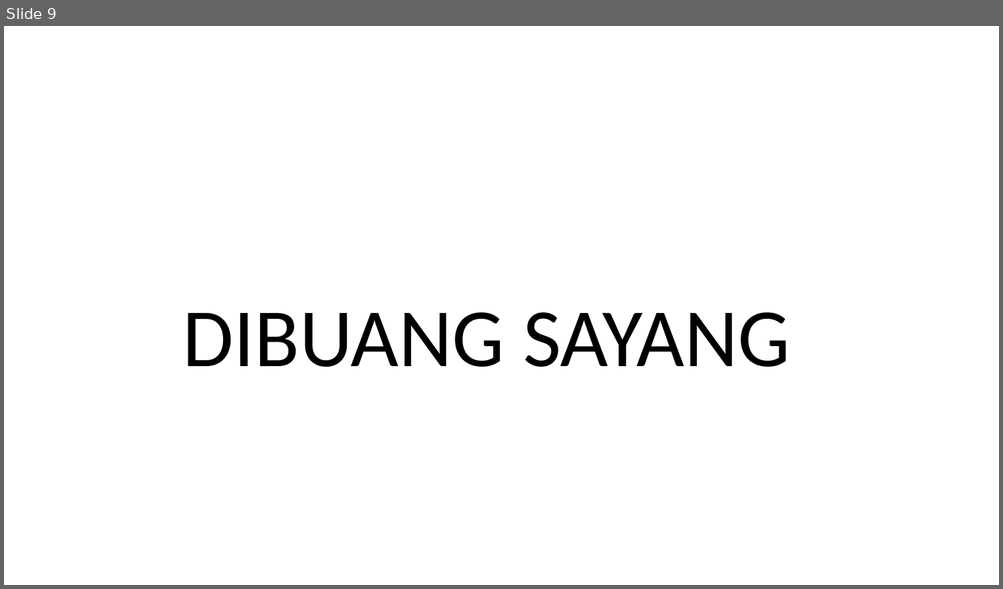
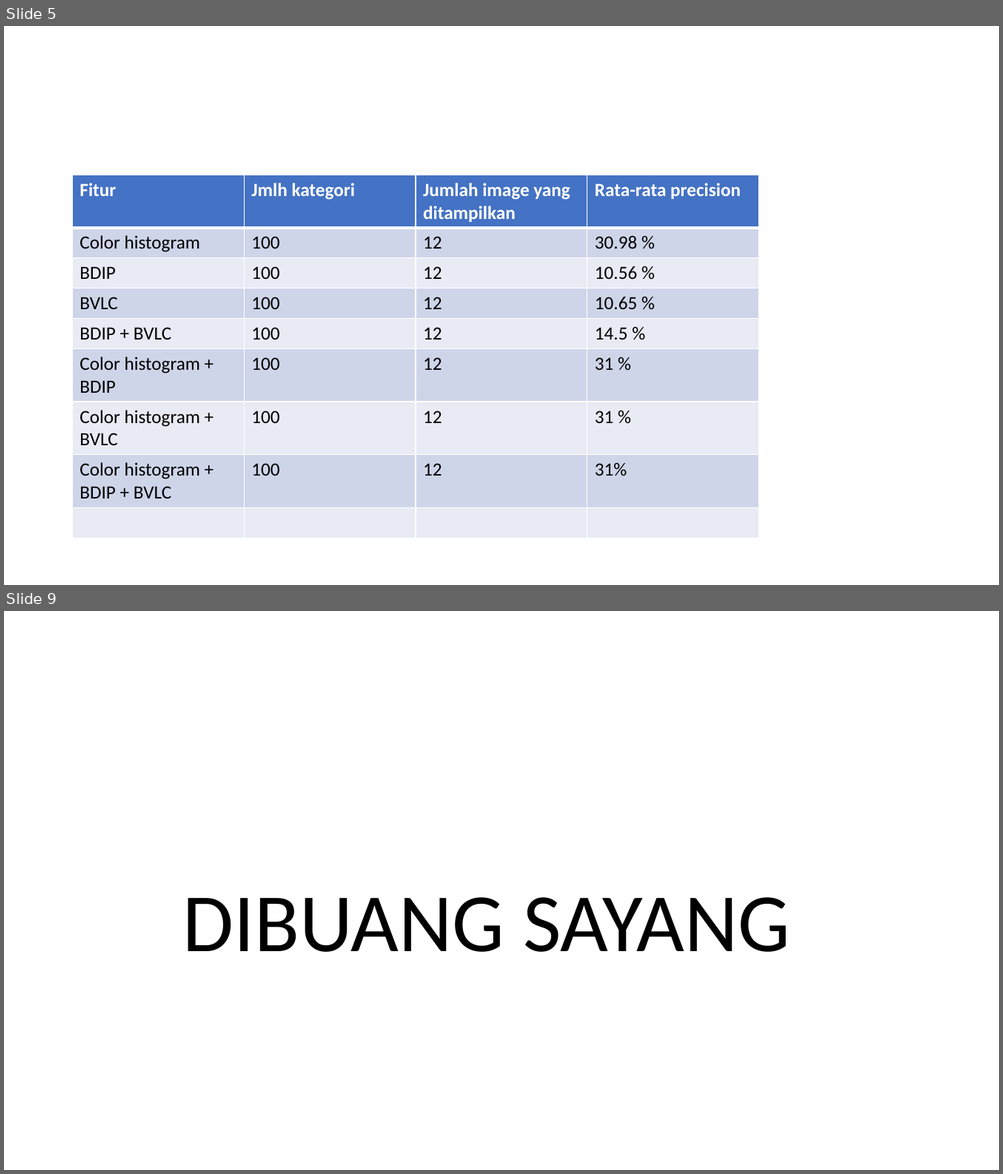
Before and after one commit to sanipr/TA, a slide deck: Bukunya/flowchart_TA.pptx. Shown one above the other, each under a label of ours: slide 9 before the commit, slides 5 and 9 after it; the slides between them are not shown. The pictures are 1003x589 and 1003x1174 pixels, drawn with LibreOffice and Linux fonts; fonts in the diff are those of the drawing. Boxes give left, top, right and bottom in pixels: in the first picture for what was removed or moved away, otherwise in the second. Text is boxed around its words. In the diff, an @@ line names an element or a change of style, - is before the commit and + after.

```diff
--- a/Bukunya/flowchart_TA.pptx
+++ b/Bukunya/flowchart_TA.pptx
@@ slide 5 added at [4, 26, 999, 585], background #FFFFFF @@
@@ table added at [73, 175, 759, 536], 9 rows, 4 columns @@
+Fitur | Jmlh kategori | Jumlah image yang ditampilkan | Rata-rata precision
+Color histogram | 100 | 12 | 30.98 %
+BDIP | 100 | 12 | 10.56 %
+BVLC | 100 | 12 | 10.65 %
+BDIP + BVLC | 100 | 12 | 14.5 %
+Color histogram + BDIP | 100 | 12 | 31 %
+Color histogram + BVLC | 100 | 12 | 31 %
+Color histogram + BDIP + BVLC | 100 | 12 | 31%
+ |  |  | 
```
Also in this commit, not shown: 1 slide changed, 1 slide removed, 24 other files.
